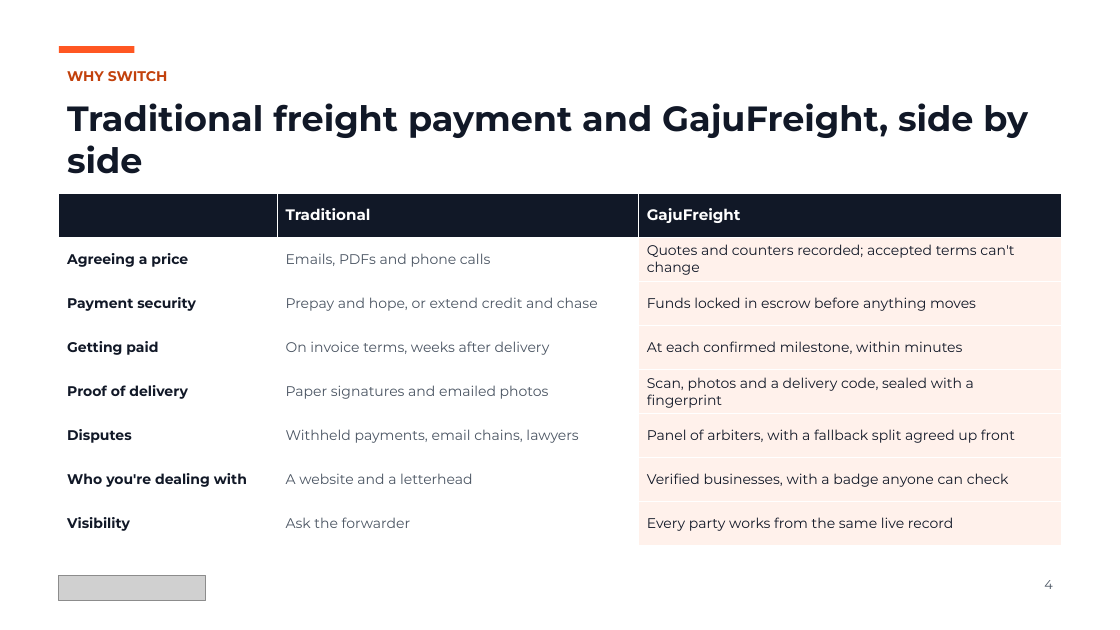
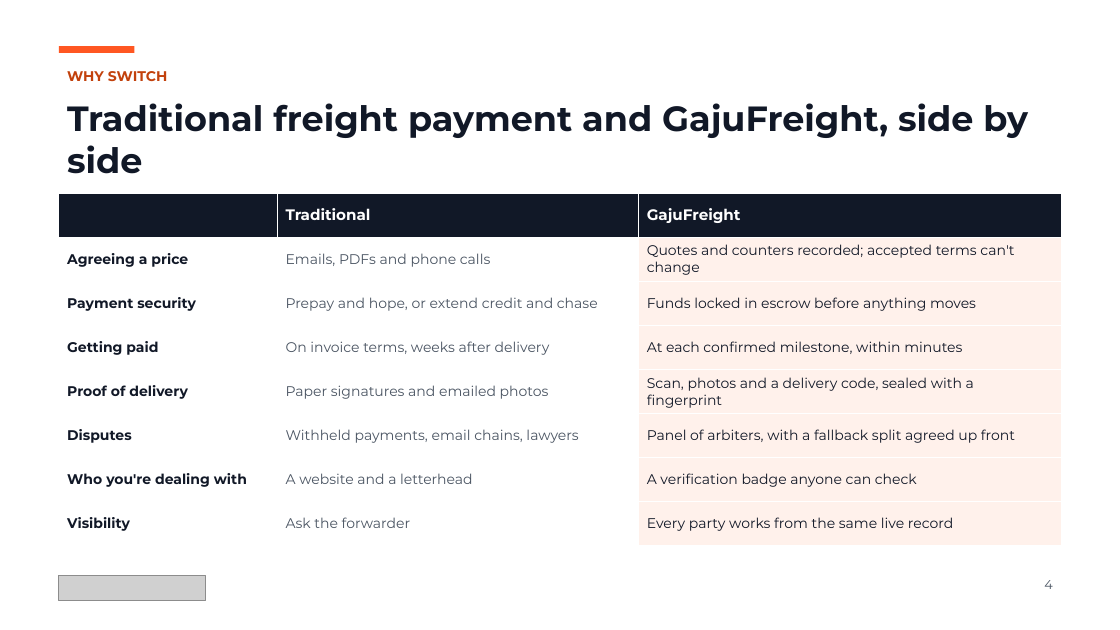
Before and after one commit to shanepreater/gajufreight, a slide deck: slide 4 of docs/pitch/gajufreight-pitch-deck.pptx. Drawn at 1120x630 pixels with LibreOffice and Linux fonts; fonts in the diff are those of the drawing; grey boxes stand for pictures. Boxes give left, top, right and bottom in pixels: in the first picture for what was removed or moved away, otherwise in the second. Text is boxed around its words. In the diff, an @@ line names an element or a change of style, - is before the commit and + after.

```diff
--- a/docs/pitch/gajufreight-pitch-deck.pptx
+++ b/docs/pitch/gajufreight-pitch-deck.pptx
@@ table at (x1=59, y1=193, x2=1061, y2=546) @@
-row 7, column 3: Verified businesses, with a badge anyone can check
+row 7, column 3: A verification badge anyone can check
```
Also in this commit, not shown: 3 other slides changed, 3 other files.
